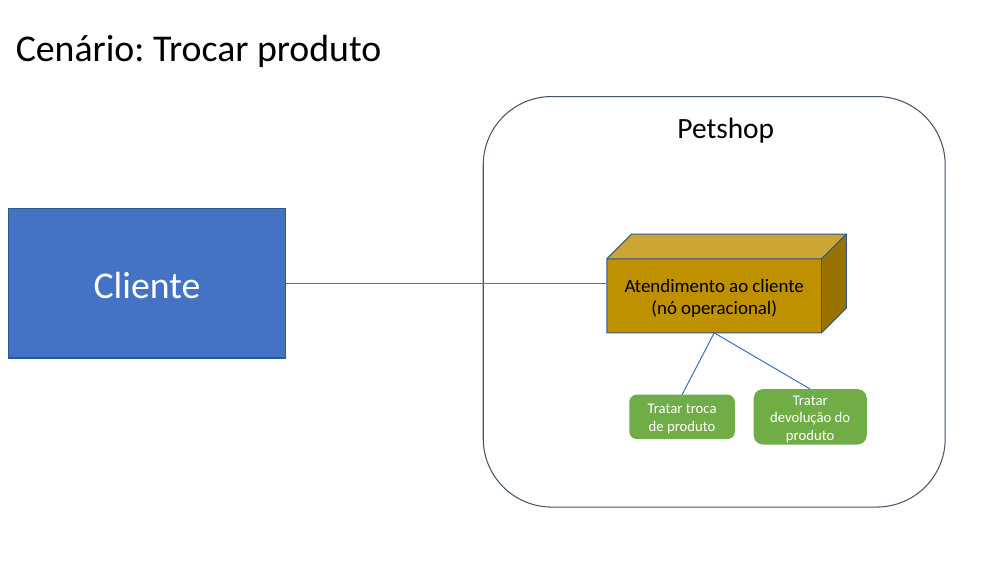
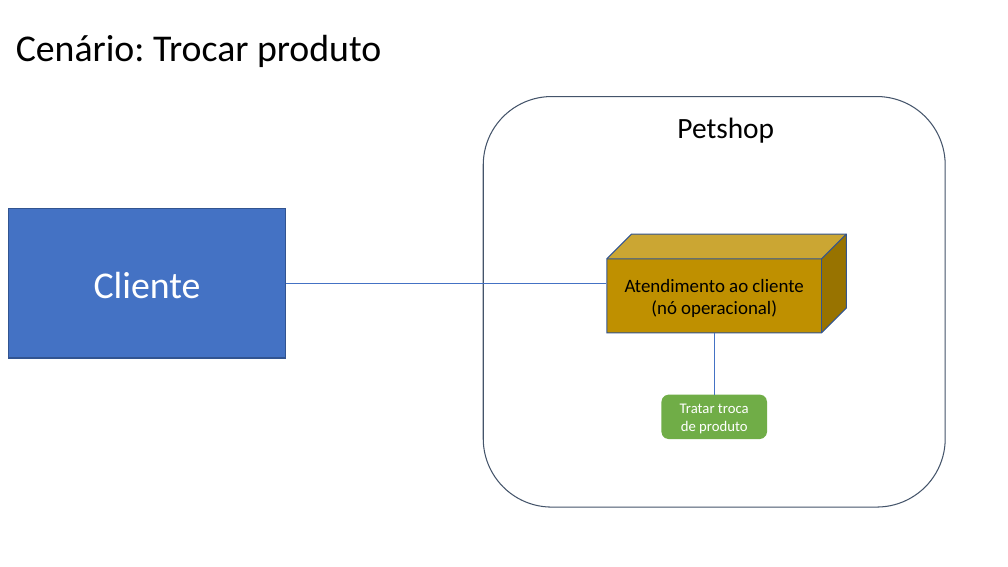
Before and after one commit to RafaIzu/mostragem-AC3, a slide deck: slide 3 of 15 - Arquitetura de Negócio para cada Cenário.pptx. Drawn at 1008x567 pixels with LibreOffice and Linux fonts; fonts in the diff are those of the drawing. Boxes give left, top, right and bottom in pixels: in the first picture for what was removed or moved away, otherwise in the second. Text is boxed around its words. In the diff, an @@ line names an element or a change of style, - is before the commit and + after.

```diff
--- a/15 - Arquitetura de Negócio para cada Cenário.pptx
+++ b/15 - Arquitetura de Negócio para cada Cenário.pptx
@@ line moved from (715, 333) - (682, 395) to (715, 333) - (715, 395) @@
@@ line removed from (715, 333) to (811, 389) @@
@@ rounded rectangle removed at <box>754,389,867,445</box> @@
-Tratar devolução do produto
@@ rounded rectangle "Tratar troca de produto": place and size @@
-rounded rectangle "Tratar troca de produto" at <box>629,395,735,439</box>
+rounded rectangle "Tratar troca de produto" at <box>662,395,768,439</box>
```
Also in this commit, not shown: 1 other slide changed, 1 slide added, 5 other files.
